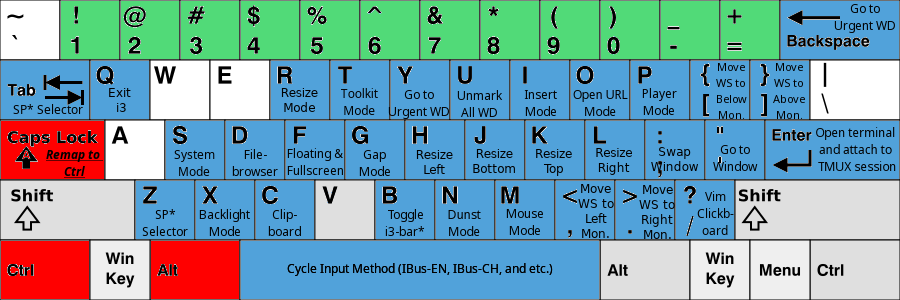
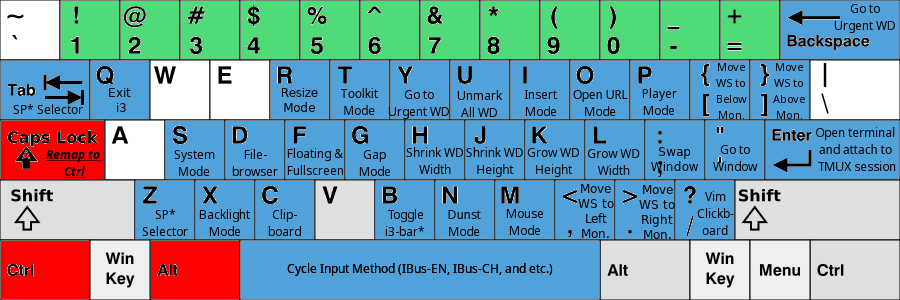
Layer changes from the first (900, 300) image to the second:
renamed "Resize ... #4" to "Grow WD Width", painted on it over [588, 148, 640, 175]
renamed "Resize ... #3" to "Grow WD ...", painted on it over [527, 148, 580, 177]
renamed "Resize ... #2" to "Shrink WD ...", painted on it over [466, 147, 523, 177]
renamed "Resize ... #1" to "Shrink WD Width", painted on it over [406, 147, 464, 174]
